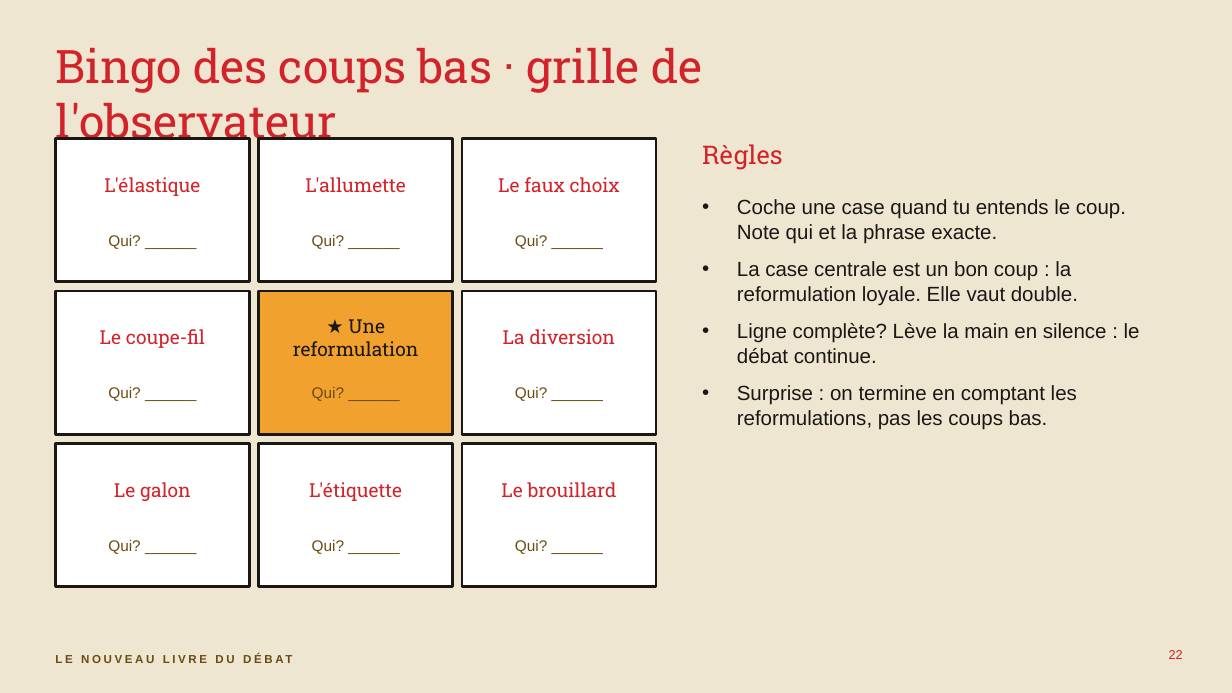
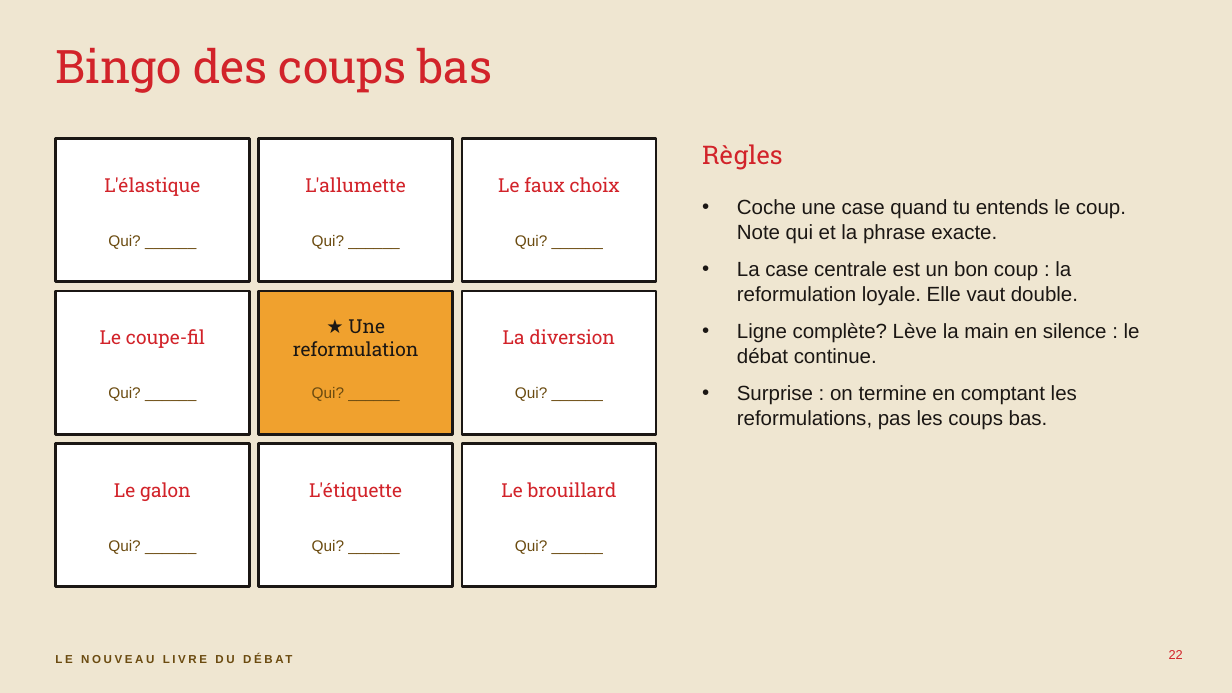
Before and after one commit to isabellepedneault111-ai/Chat-, a slide deck: slide 22 of debat-agreable/seminaire-confrontation-agreable.pptx. Drawn at 1232x693 pixels with LibreOffice and Linux fonts; fonts in the diff are those of the drawing. Boxes give left, top, right and bottom in pixels: in the first picture for what was removed or moved away, otherwise in the second. Text is boxed around its words. In the diff, an @@ line names an element or a change of style, - is before the commit and + after.

```diff
--- a/debat-agreable/seminaire-confrontation-agreable.pptx
+++ b/debat-agreable/seminaire-confrontation-agreable.pptx
@@ title at (55,48,492,93): text changed @@
-Bingo des coups bas · grille de l'observateur
+Bingo des coups bas
```
Also in this commit, not shown: 6 other slides changed, 1 slide added, 1 slide removed, 23 other files.
